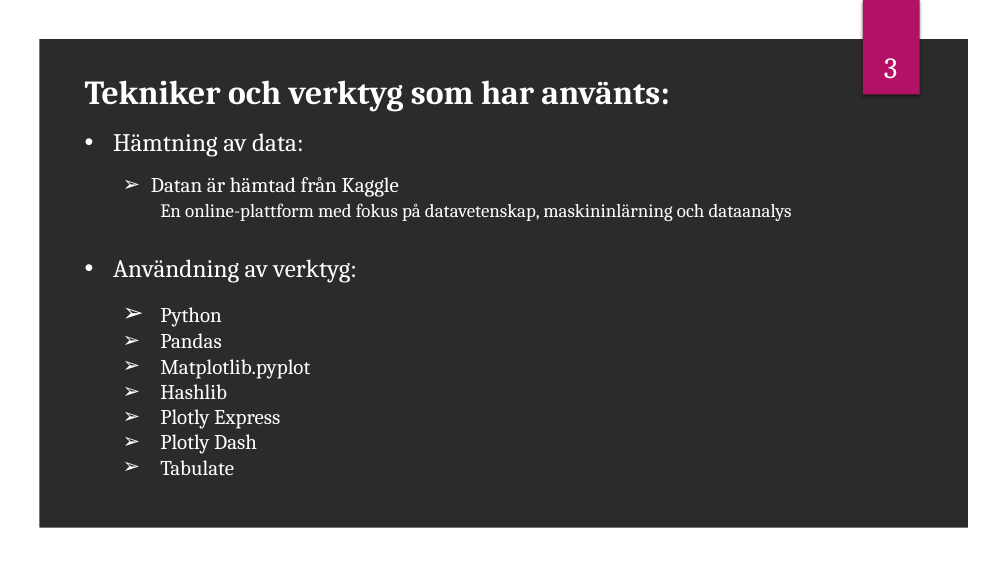
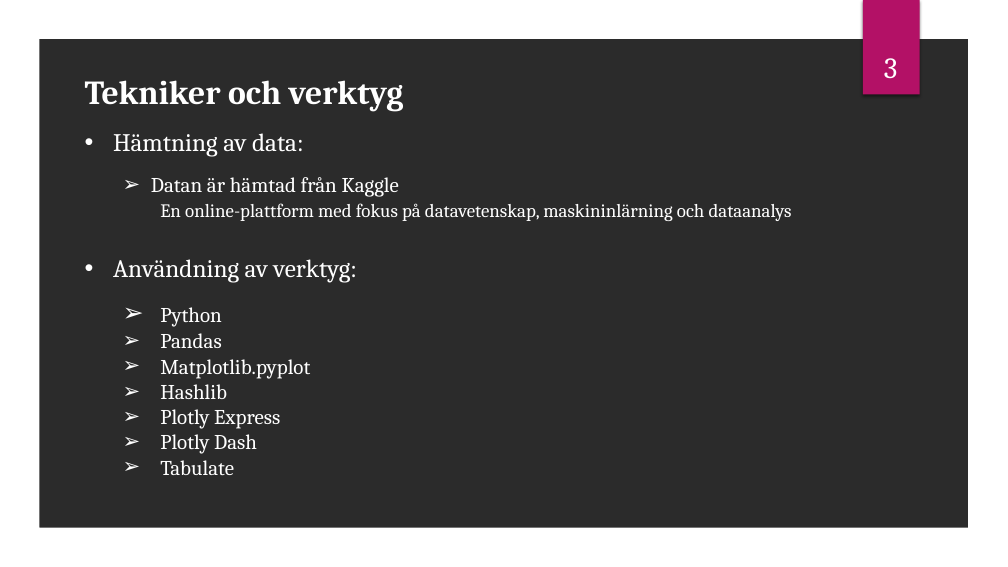
Before and after one commit to Filip5050/Seminarium_OS, a slide deck: slide 3 of Presentation_OS.pptx. Drawn at 1008x567 pixels with LibreOffice and Linux fonts; fonts in the diff are those of the drawing; background and template pictures are left out; a plain dark background stands for a picture behind light text. Boxes give left, top, right and bottom in pixels: in the first picture for what was removed or moved away, otherwise in the second. Text is boxed around its words. In the diff, an @@ line names an element or a change of style, - is before the commit and + after.

```diff
--- a/Presentation_OS.pptx
+++ b/Presentation_OS.pptx
@@ text at (85, 80, 404, 112): text changed @@
-Tekniker och verktyg som har använts:
+Tekniker och verktyg
```
Also in this commit, not shown: 3 other slides changed.
